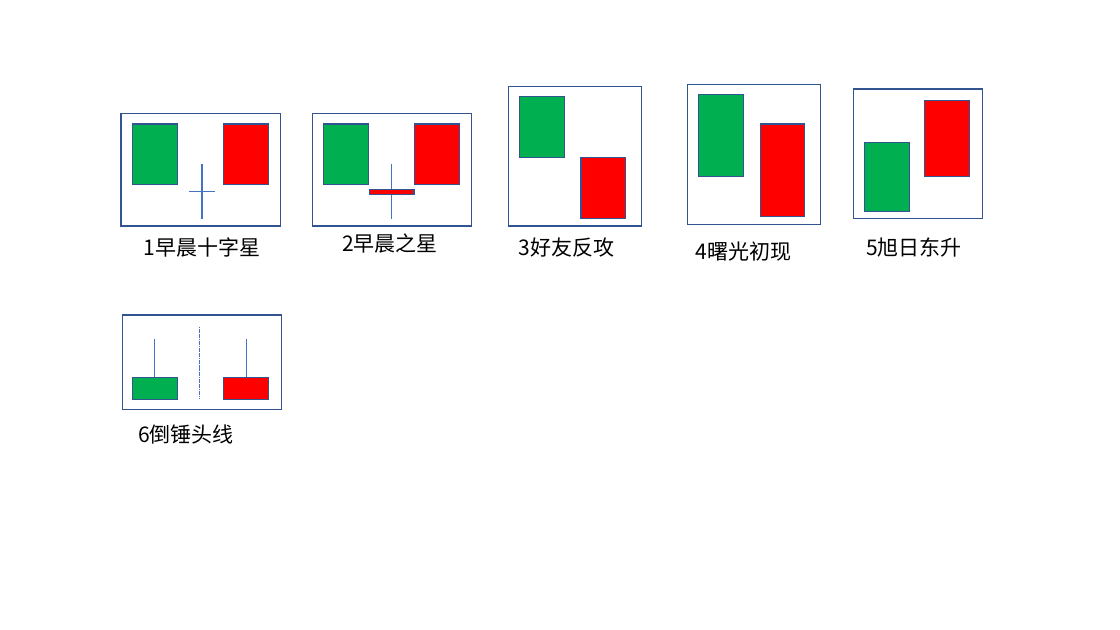
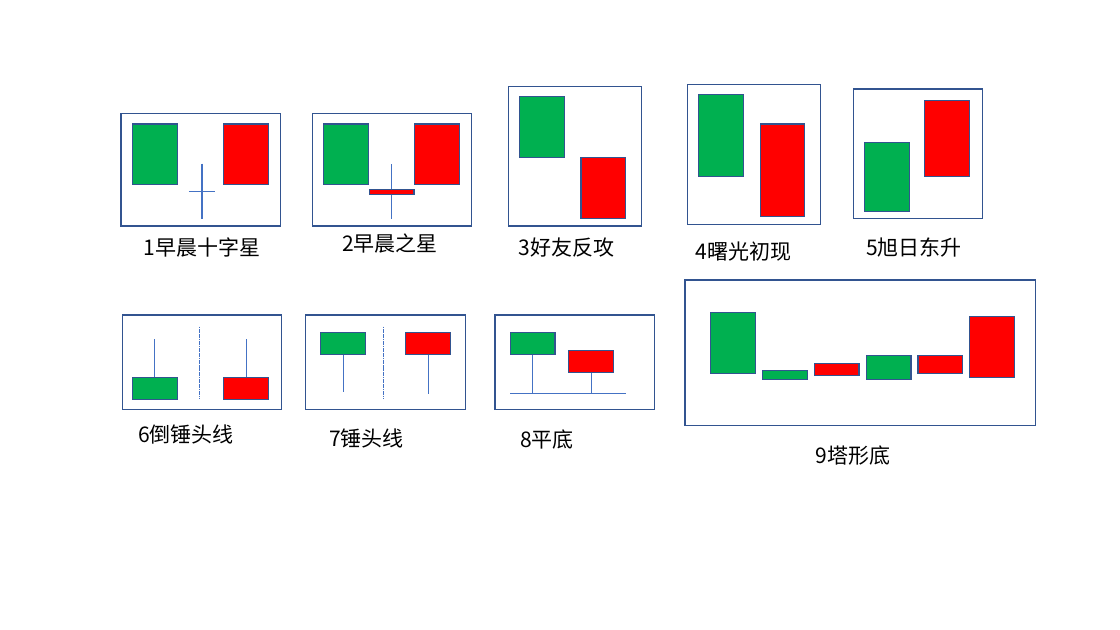
Before and after one commit to lt-han/blog-hanlitao, a slide deck: slide 3 of file/stock/K线图.pptx. Drawn at 1120x630 pixels with LibreOffice and Linux fonts; fonts in the diff are those of the drawing. Boxes give left, top, right and bottom in pixels: in the first picture for what was removed or moved away, otherwise in the second. Text is boxed around its words. In the diff, an @@ line names an element or a change of style, - is before the commit and + after.

```diff
--- a/file/stock/K线图.pptx
+++ b/file/stock/K线图.pptx
@@ group added at (x1=306, y1=315, x2=465, y2=410): 3 rectangles, 3 lines @@
@@ group added at (x1=685, y1=280, x2=1035, y2=426): 7 rectangles @@
@@ group added at (x1=495, y1=315, x2=655, y2=410): 3 rectangles, 3 lines @@
@@ text added at (x1=329, y1=428, x2=404, y2=448), 18 pt, text #000000 @@
+7锤头线
@@ text added at (x1=520, y1=429, x2=574, y2=449), 18 pt, text #000000 @@
+8平底
@@ text added at (x1=816, y1=445, x2=891, y2=465), 18 pt, text #000000 @@
+9塔形底
```
Also in this commit, not shown: 1 slide added, 6 other files.
